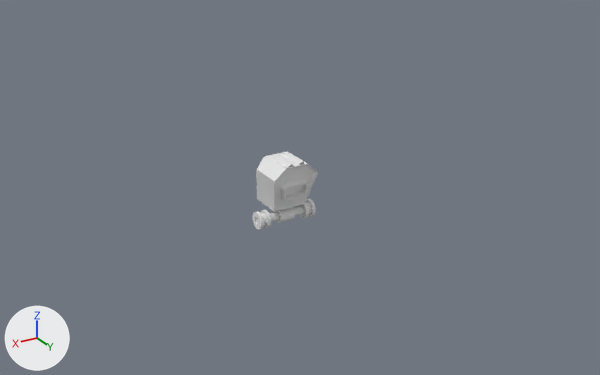
Before and after pictures for a commit that changed the Blender file mech.blend.
One viewpoint serves both versions: a 50 mm lens placed at (15.4, 27.3, 13.0), pointed at (-0.3, 1.1, -0.1). The axes (+X, +Y, +Z) are drawn at lower left. The lights are the same throughout.
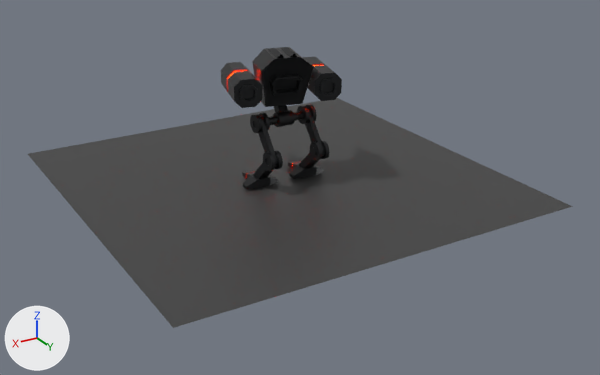
ob_mirrorpoint is not drawn itself; it is used by a modifier of ob_cube, ob_cube_001.

Location of each change, [x1, y1, x2, y2] in pixels of the pictures (600 x 375 px):
'Plane', added
    after: [28, 98, 573, 328]
'Cube', recoloured, reshaped, moved, turned, rescaled
    before: [256, 151, 319, 211]
    after: [221, 57, 342, 108]
'Head', added (black)
    after: [252, 47, 314, 107]
'Body', added (black)
    after: [250, 104, 317, 133]
'Cylinder', deleted
    before: [252, 199, 316, 230]
'Feet', added (black)
    after: [242, 161, 323, 189]
'Knee', added (black)
    after: [263, 140, 330, 171]
'LegBase', added (black)
    after: [258, 114, 323, 156]
'BottomLeg', added
    after: [253, 152, 319, 179]
'Neck', added
    after: [274, 105, 288, 112]
part 1 of me_cube, recoloured
    before: [256, 151, 319, 211]
    after: [252, 47, 314, 107]

The change, as a diff of the scene's bpy script:
```diff
--- a/mech.blend.py
+++ b/mech.blend.py
@@ me_cube @@
 me_cube.from_pydata(...)  # 80 vertices, 70 faces; spans x 0.0..1.0, y -1.39..1.05, z -1.0..1.17
+# me_cube part 1: 68 of the faces centred in x 0.05..1.0, y -1.3..1.0, z -1.0..1.09 switch from mat_material (white #e7e7e7) to mat_basegrey (black #2d2e30)
+me_cube.materials.append(mat_facereflect)  # white #e7e7e7
@@ me_cube_005 @@
+me_cube_005.from_pydata(...)  # 184 vertices, 178 faces; spans x -1.0..1.0, y -1.91..1.1, z -1.0..1.0
+# faces by material slot: [154, 24]
+me_cube_005.materials.append(mat_basegrey)  # black #2c2e30
+me_cube_005.materials.append(mat_orangeemission)  # red #ff2500
@@ me_plane @@
+me_plane.from_pydata([(-1.0, -1.0, 0.0), (1.0, -1.0, 0.0), (-1.0, 1.0, 0.0), (1.0, 1.0, 0.0)], [], [(0, 1, 3, 2)])
+me_plane.materials.append(mat_floorgray)  # black #3f3f3f
@@ ob_cube @@
-ob_cube = bpy.data.objects.new('Cube', me_cube)
-ob_cube.location = (0.0, 0.4, 0.0)
+ob_cube = bpy.data.objects.new('Cube', me_cube_005)
+ob_cube.location = (1.55, -0.15, 4.15)
+ob_cube.rotation_euler = (0.0, 0.0, -0.263)  # degrees (0, 0, -15)
+ob_cube.scale = (0.533, 1.26, 0.533)
 _m = ob_cube.modifiers.new('Mirror', 'MIRROR')
@@ ob_cube_001 @@
 ob_cube_001 = bpy.data.objects.new('Cube.001', me_cube_001)
-ob_cube_001.location = (0.0, 0.12, -1.05)
+ob_cube_001.location = (1.55, -0.15, 4.15)
 ob_cube_001.rotation_euler = (0.544, 0.0, 0.0)  # degrees (31, 0, 0)
-ob_cube_001.scale = (0.191, 0.168, 0.277)
+ob_cube_001.scale = (0.533, 1.26, 0.533)
@@ ob_cylinder @@
-ob_cylinder = bpy.data.objects.new('Cylinder', me_cylinder)
@@ ob_plane @@
+ob_plane = bpy.data.objects.new('Plane', me_plane)
+ob_plane.location = (0.0, 0.0, 0.0)
+ob_plane.scale = (8.09, 8.09, 8.09)
@@ ob_mirrorpoint @@
+ob_mirrorpoint = bpy.data.objects.new('MirrorPoint', None)
+ob_mirrorpoint.location = (0.00231, 0.00213, 4.115)
+ob_mirrorpoint.rotation_euler = (0.0, 0.0, -0.263)  # degrees (0, 0, -15)
@@ ob_feet @@
+ob_feet = bpy.data.objects.new('Feet', me_cube_004)  # 36 vertices, 34 faces; spans x -2.34..2.34, y -3.95..1.0, z -1.0..1.0; in mat_basegrey (black #2c2e30), mat_orangeemission (red #ff2500); modifiers MIRROR
+ob_feet.location = (1.07, 0.34, 0.26)
+ob_feet.scale = (0.299, 0.299, 0.177)
@@ ob_body @@
+ob_body = bpy.data.objects.new('Body', me_cylinder_1)  # 320 vertices, 301 faces; spans x 0.0..1.288, y -0.29..0.446, z -0.469..0.267; in mat_basegrey (black #2c2e30); modifiers MIRROR
+ob_body.location = (0.0, 0.3, 2.76)
@@ ob_bottomleg @@
+ob_bottomleg = bpy.data.objects.new('BottomLeg', me_cube_003)  # 24 vertices, 22 faces; spans x -1.0..1.0, y -1.0..1.0, z -1.0..1.0; in mat_basegrey (black #2c2e30); modifiers MIRROR
+ob_bottomleg.location = (1.05, 0.68, 0.79)
+ob_bottomleg.rotation_euler = (-0.802, 0.0, 0.0)  # degrees (-46, 0, 0)
+ob_bottomleg.scale = (0.208, 0.159, 0.758)
@@ ob_knee @@
+ob_knee = bpy.data.objects.new('Knee', me_cylinder_001)  # 200 vertices, 182 faces; spans x 0.775..1.288, y 0.687..1.423, z -1.692..-0.957; in mat_basegrey (black #2c2e30); modifiers MIRROR
+ob_knee.location = (0.0, 0.3, 2.76)
@@ ob_legbase @@
+ob_legbase = bpy.data.objects.new('LegBase', me_cube_002)  # a box spanning x -1.0..1.0, y -1.0..1.0, z -1.0..1.0; in mat_basegrey (black #2c2e30); modifiers MIRROR
+ob_legbase.location = (1.05, 0.85, 2.06)
+ob_legbase.rotation_euler = (0.671, 0.0, 0.0)  # degrees (38, 0, 0)
+ob_legbase.scale = (0.0929, 0.227, 0.758)
@@ ob_neck @@
+ob_neck = bpy.data.objects.new('Neck', me_cube_001)
+ob_neck.location = (0.0, 0.12, 3.07)
+ob_neck.rotation_euler = (0.544, 0.0, 0.0)  # degrees (31, 0, 0)
+ob_neck.scale = (0.191, 0.168, 0.277)
@@ ob_head @@
+ob_head = bpy.data.objects.new('Head', me_cube)  # modifiers MIRROR
+ob_head.location = (0.11, 0.39, 4.34)
+ob_head.rotation_euler = (0.0, 0.0, -0.263)  # degrees (0, 0, -15)
```
